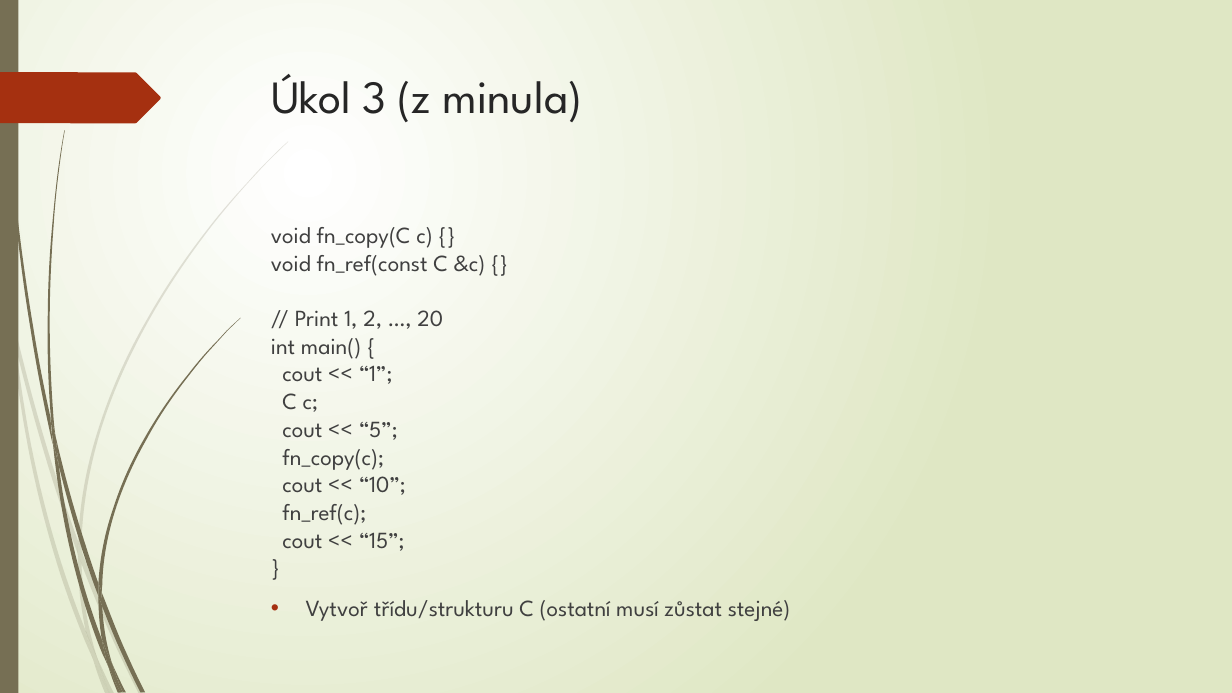
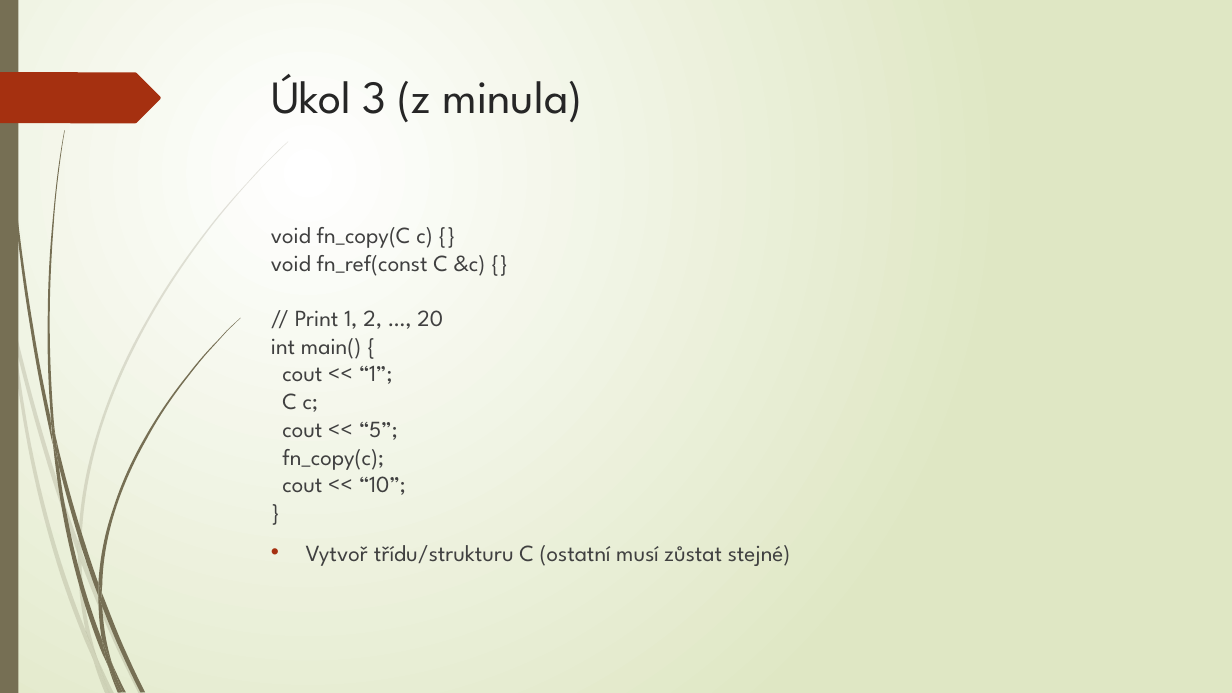
Before and after one commit to fan1x/fan1x.github.io, a slide deck: slide 8 of data/cpp/cv3/cpp_cv3.pptx. Drawn at 1232x693 pixels with LibreOffice and Linux fonts; fonts in the diff are those of the drawing. Boxes give left, top, right and bottom in pixels: in the first picture for what was removed or moved away, otherwise in the second. Text is boxed around its words. In the diff, an @@ line names an element or a change of style, - is before the commit and + after.

```diff
--- a/data/cpp/cv3/cpp_cv3.pptx
+++ b/data/cpp/cv3/cpp_cv3.pptx
@@ text at box(271, 227, 486, 495): text changed @@
-void fn_copy(C c) {}
-void fn_ref(const C &c) {}
-// Print 1, 2, …, 20
-int main() {
-cout << “1”;
-C c;
-cout << “5”;
-fn_copy(c);
-cout << “10”;
-fn_ref(c);
-cout << “15”;
-}
+void fn_copy(C c) {}
+void fn_ref(const C &c) {}
+// Print 1, 2, …, 20
+int main() {
+cout << “1”;
+C c;
+cout << “5”;
+fn_copy(c);
+cout << “10”;
+}
```
Also in this commit, not shown: 3 other files.
